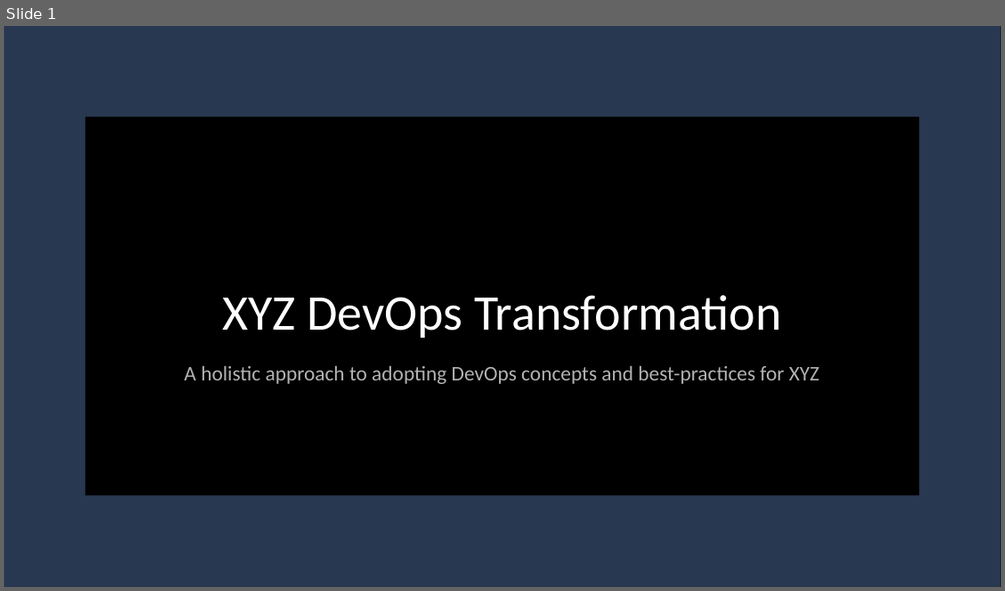
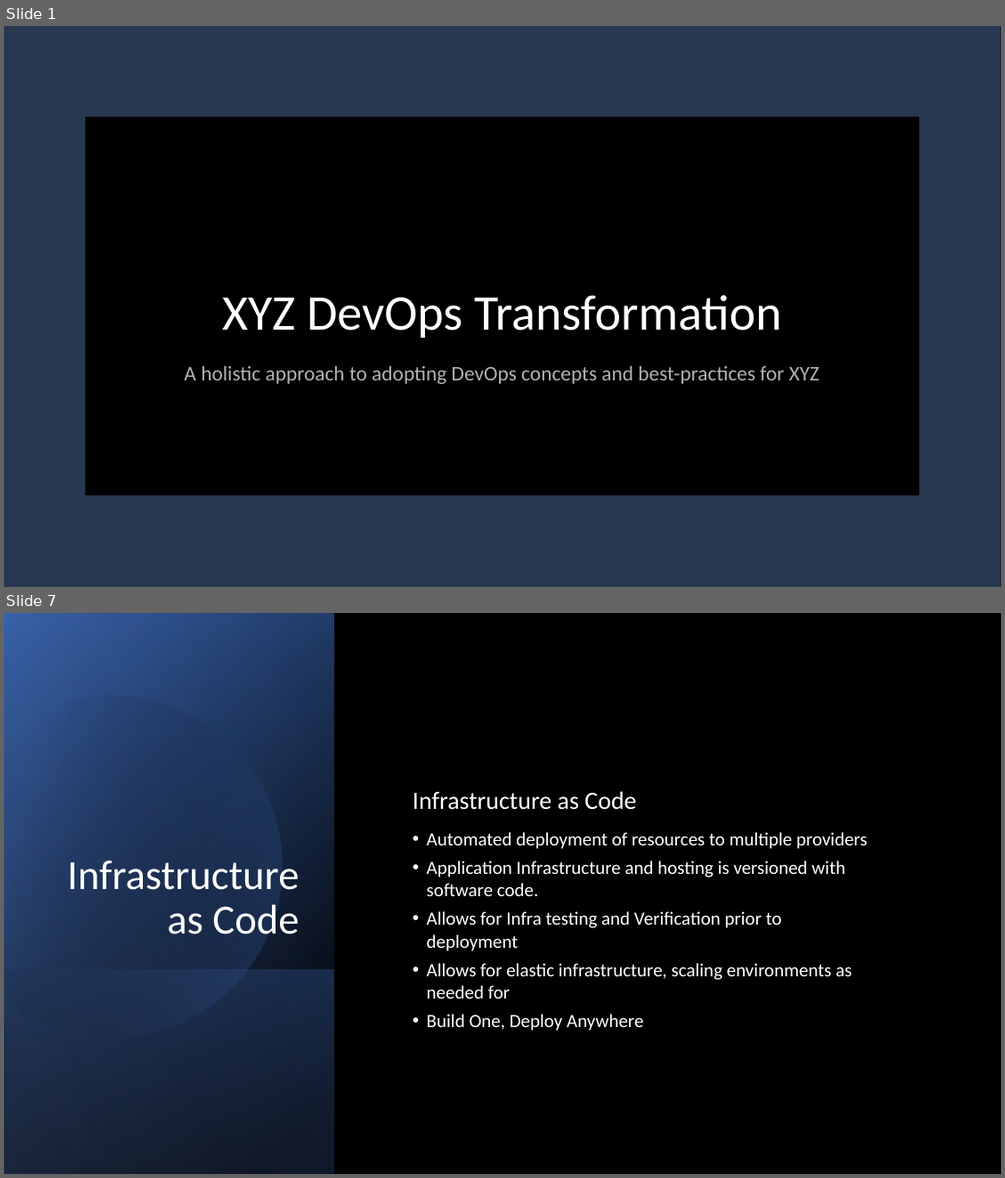
Before and after one commit to bigfrank123/liatrio-exercise, a slide deck: Artifacts/Liatrio.pptx. Shown one above the other, each under a label of ours: slide 1 before the commit, slides 1 and 7 after it; the slides between them are not shown. The pictures are 1005x591 and 1005x1178 pixels, drawn with LibreOffice and Linux fonts; fonts in the diff are those of the drawing; background and template pictures are left out. Boxes give left, top, right and bottom in pixels: in the first picture for what was removed or moved away, otherwise in the second. Text is boxed around its words. In the diff, an @@ line names an element or a change of style, - is before the commit and + after.

```diff
--- a/Artifacts/Liatrio.pptx
+++ b/Artifacts/Liatrio.pptx
@@ slide 7 added at [4,613,1001,1174], background #000000 @@
@@ rectangle added at [4,613,334,1174], fill gradient #000000 to #2F5597 @@
@@ rectangle added at [4,614,334,1174], fill gradient #000000 to #4472C4 @@
@@ rectangle added at [4,613,334,1174], fill gradient #000000 to #8FAADC @@
@@ freeform shape added at [4,655,324,1071], fill gradient #000000 to #4472C4 @@
@@ text added at [413,791,636,810], 24 pt, text #FFFFFF @@
+Infrastructure as Code
@@ text added at [427,832,867,1030], 18 pt, text #FFFFFF @@
+• Automated deployment of resources to multiple providers
+• Application Infrastructure and hosting is versioned with software code.
+• Allows for Infra testing and Verification prior to deployment
+• Allows for elastic infrastructure, scaling environments as needed for
+• Build One, Deploy Anywhere
@@ title added at [67,860,299,934], 40 pt, text #FFFFFF @@
+Infrastructure as Code
@@ rectangle added at [4,969,334,1174], fill gradient #4472C4 to #000000 @@
```
Also in this commit, not shown: 1 slide changed, 12 other slides added, 1 slide removed.
